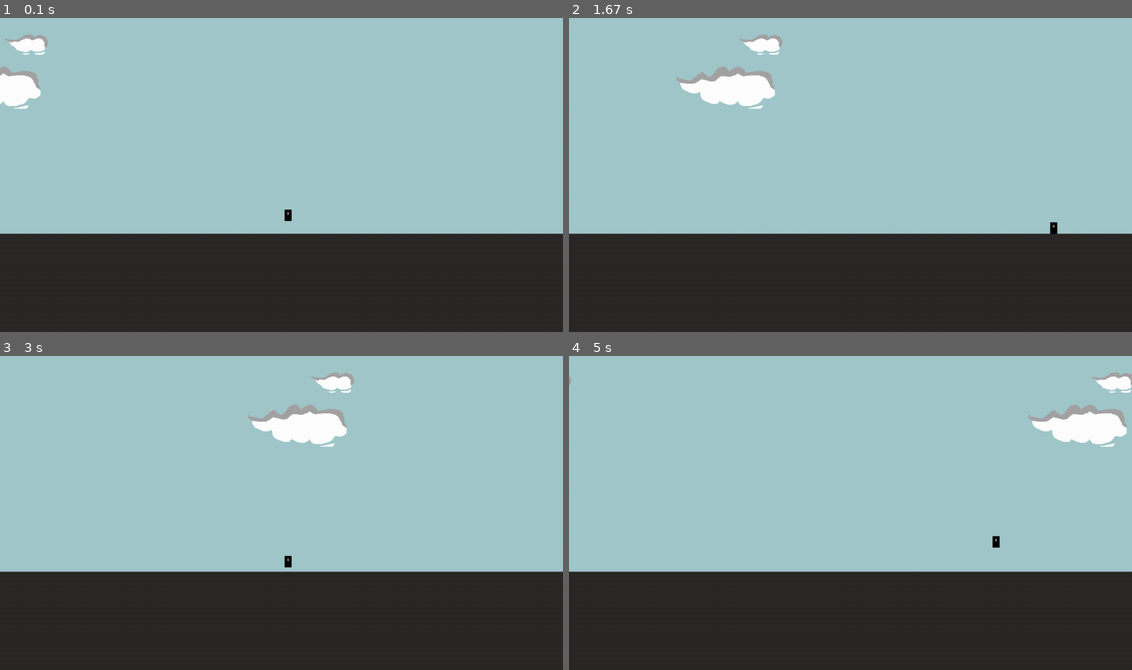
Above: before the commit, frames 1-4 (two rows, left to right).
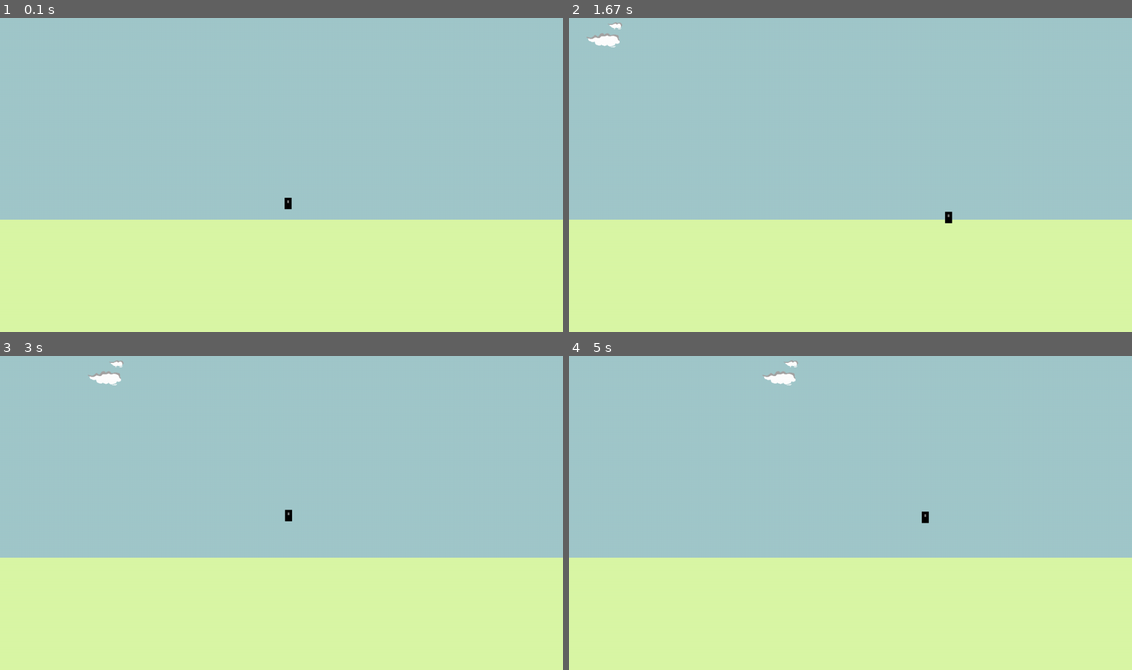
Above: after the commit, the same moments.

Repository: Abhijit-Kadalli/game_using_pygame
Game: pygame game, started from main.py
Two runs of this game, one before a commit and one after it. Both use one fixed random seed, a clock stepped at 60 frames per second and the inputs below.
Inputs:
- Up to frame 1 (0.1 s): no input
- Up to frame 2 (1.67 s): hold Right 0.33-0.8 s; hold Up 0.83-1.13 s; hold Right 1.17-1.63 s
- Up to frame 3 (3 s): hold Left 1.67-2.2 s; hold Left 2.23-2.63 s; hold Up from 2.67 s (still down)
- Up to frame 4 (5 s): release Up at 3.03 s; hold Right 3.07-3.7 s; hold Left 3.73-4.2 s; hold Right 4.23-4.7 s; hold Up from 4.73 s (still down)

The runs differ from the first frame. In frame 1, 37% of the frame differs, in the area x 0-100%, y 5-100%; in frame 2, 38%; in frame 3, 38%; in frame 4, 38%, in the area x 0-100%, y 1-100%.

Commit message:
changing background sprite

Diff:
--- a/main.py
+++ b/main.py
@@ -14,7 +14,7 @@
 
 #background
 bg = pygame.transform.scale(pygame.image.load("bg.png"), size)
-clouds = pygame.image.load("clouds.gif")
+clouds = pygame.transform.scale(pygame.image.load("clouds.gif"), (100,100))
 i=-720*2
 
 #player
@@ -38,7 +38,7 @@
             self.acc.x = -ACC
         if pressed_keys[K_RIGHT]:
             self.acc.x = ACC
-        if pressed_keys[K_UP] and self.pos.y == (464 or 462 or 463):
+        if pressed_keys[K_UP] and self.pos.y == 440:
             self.vel.y = -10
 
         self.acc.x += self.vel.x * FRIC
@@ -49,8 +49,8 @@
             self.pos.x = 0
         if self.pos.x < 0:
             self.pos.x = width
-        if self.pos.y > 466:
-            self.pos.y =464
+        if self.pos.y > 440:
+            self.pos.y =440
 
 player = Player()
 
@@ -88,7 +88,7 @@
 
     pygame.display.update()
 
-    timer.tick(144)
+    timer.tick(60)
 
 #ending pygame
 pygame.quit()
Binary file changed: bg.png
Binary file added: platform.png
